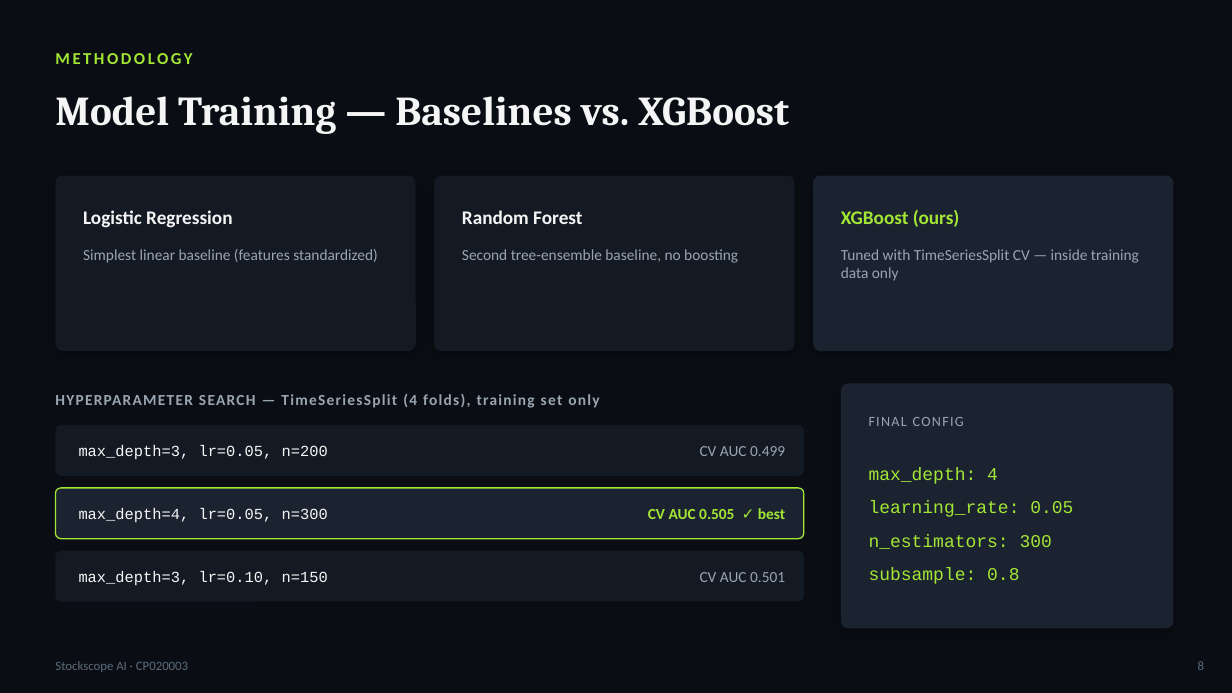
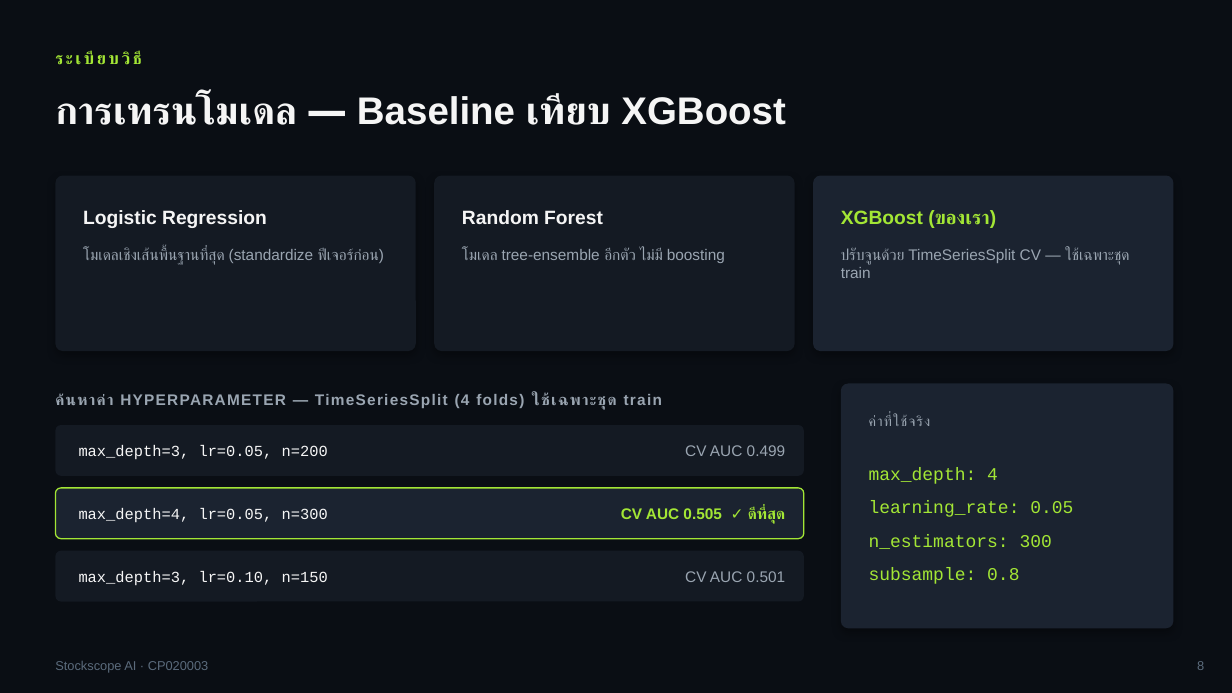
Before and after one commit to txphichatwanich19-rgb/stockscope, a slide deck: slide 8 of ml/stock_direction_presentation.pptx. Drawn at 1232x693 pixels with LibreOffice and Linux fonts; fonts in the diff are those of the drawing. Boxes give left, top, right and bottom in pixels: in the first picture for what was removed or moved away, otherwise in the second. Text is boxed around its words. In the diff, an @@ line names an element or a change of style, - is before the commit and + after.

```diff
--- a/ml/stock_direction_presentation.pptx
+++ b/ml/stock_direction_presentation.pptx
@@ text at [133, 51, 141, 69]: text changed; font Calibri to Arial @@
-METHODOLOGY
+ระเบียบวิธี
@@ text at [55, 94, 786, 125]: text changed; size 32 to 30 pt; font Cambria to Arial @@
-Model Training — Baselines vs. XGBoost
+การเทรนโมเดล — Baseline เทียบ XGBoost
@@ text at [841, 210, 996, 228]: text changed; font Calibri to Arial @@
-XGBoost (ours)
+XGBoost (ของเรา)
@@ text at [83, 247, 384, 264]: text changed; font Calibri to Arial @@
-Simplest linear baseline (features standardized)
+โมเดลเชิงเส้นพื้นฐานที่สุด (standardize ฟีเจอร์ก่อน)
@@ text at [462, 247, 725, 263]: text changed; font Calibri to Arial @@
-Second tree-ensemble baseline, no boosting
+โมเดล tree-ensemble อีกตัว ไม่มี boosting
@@ text at [841, 247, 1129, 278]: text changed; font Calibri to Arial @@
-Tuned with TimeSeriesSplit CV — inside training data only
+ปรับจูนด้วย TimeSeriesSplit CV — ใช้เฉพาะชุด train
@@ text at [55, 393, 662, 410]: text changed; font Calibri to Arial @@
-HYPERPARAMETER SEARCH — TimeSeriesSplit (4 folds), training set only
+ค้นหาค่า HYPERPARAMETER — TimeSeriesSplit (4 folds) ใช้เฉพาะชุด train
@@ text at [869, 414, 930, 426]: text changed; font Calibri to Arial @@
-FINAL CONFIG
+ค่าที่ใช้จริง
@@ text at [621, 507, 785, 524]: text changed; font Calibri to Arial @@
-CV AUC 0.505 ✓ best
+CV AUC 0.505 ✓ ดีที่สุด
@@ font Calibri to Arial in 5 elements at [55, 661, 209, 673], [83, 210, 267, 228], [462, 210, 603, 224], [685, 445, 785, 456], [685, 571, 785, 582] @@
```
Also in this commit, not shown: 9 other slides changed, 5 slides added, 5 slides removed, 1 other file.
